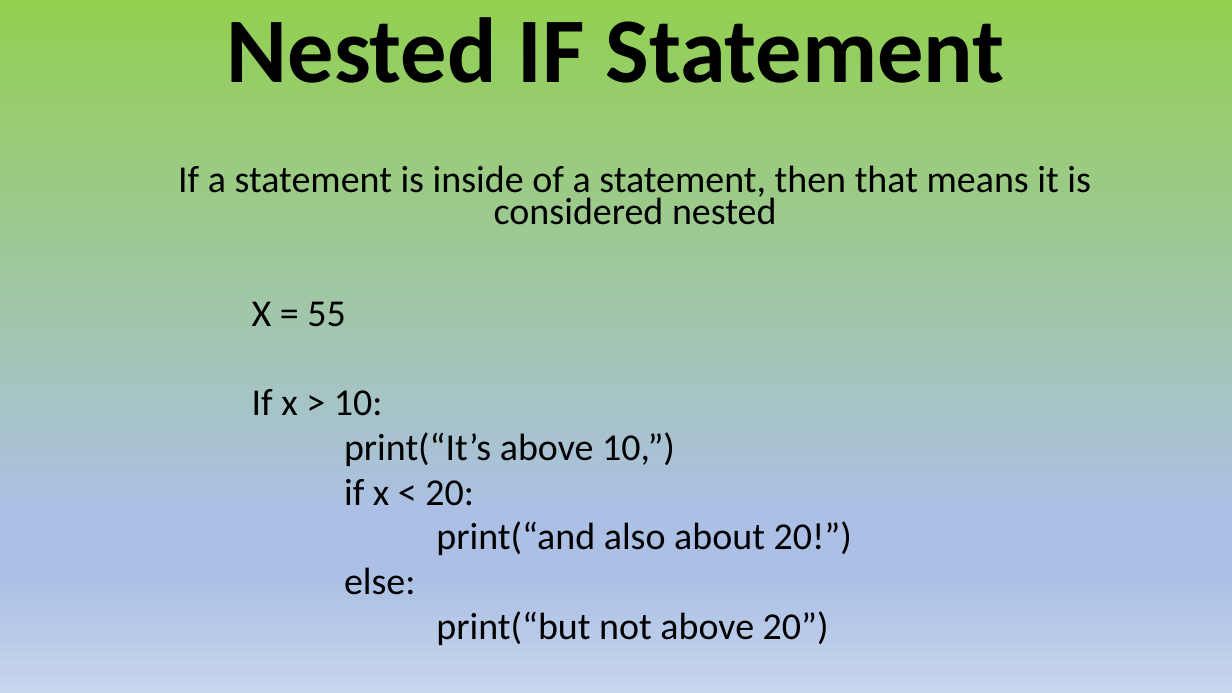
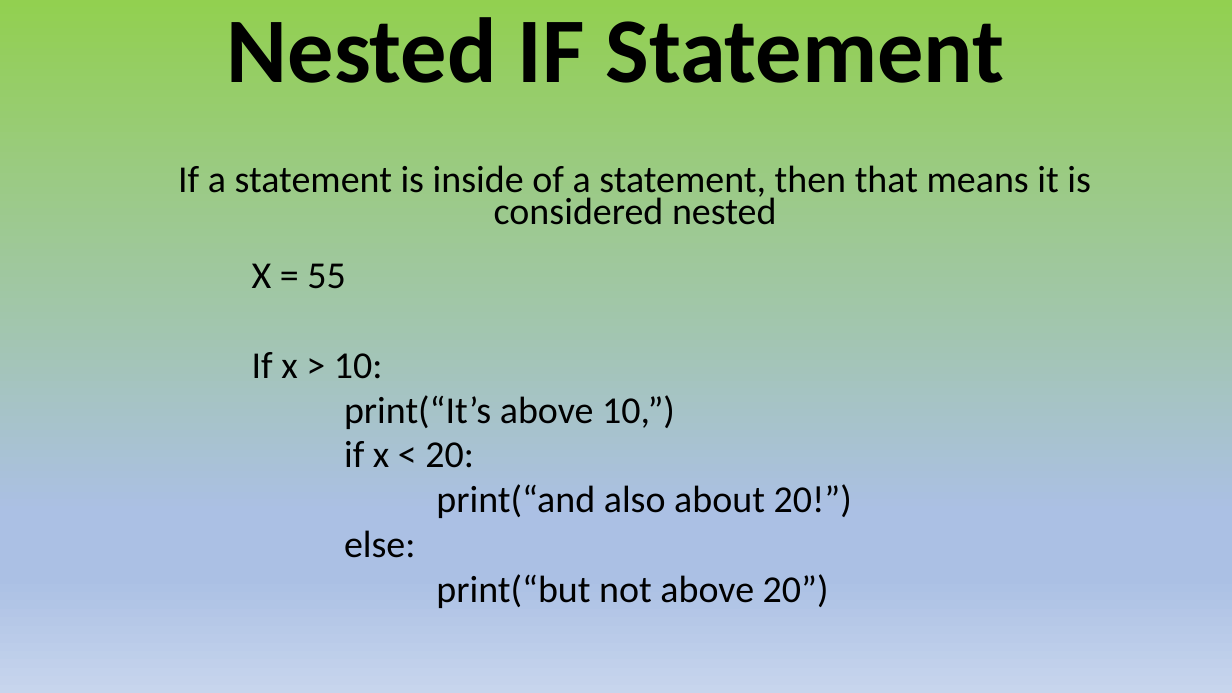
Before and after one commit to torres11991/dap-curriculum, a slide deck: slide 14 of Section06/week2day2.pptx. Drawn at 1232x693 pixels with LibreOffice and Linux fonts; fonts in the diff are those of the drawing. Boxes give left, top, right and bottom in pixels: in the first picture for what was removed or moved away, otherwise in the second. Text is boxed around its words. In the diff, an @@ line names an element or a change of style, - is before the commit and + after.

```diff
--- a/Section06/week2day2.pptx
+++ b/Section06/week2day2.pptx
@@ text "X = 55": place and size @@
-text "X = 55" at [252, 301, 852, 645]
+text "X = 55" at [252, 263, 852, 608]
```
Also in this commit, not shown: 2 other slides changed, 1 other file.
